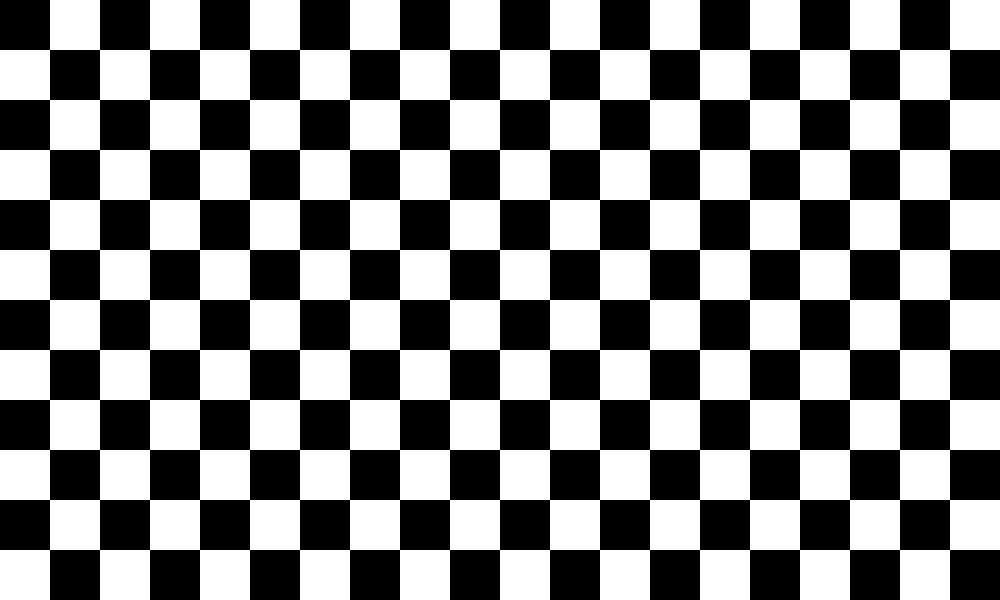
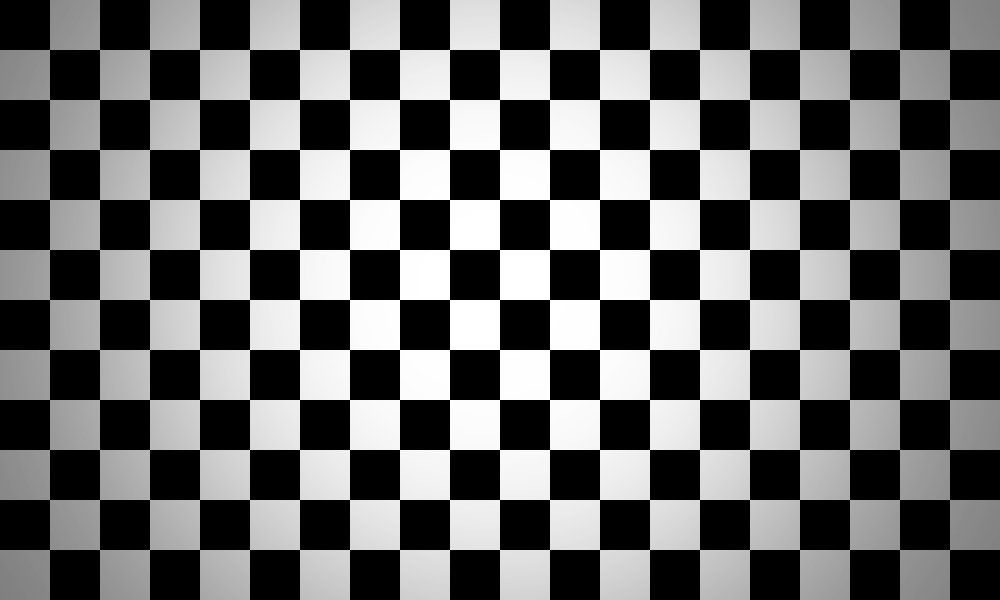
Layered file, before and after one edit (1000x600). Changes by layer:
added layer "Calque 2" (57%) above "Damier copie" over 0, 0, 1000, 600
added layer "Damier copie" above "Damier" over 0, 0, 1000, 600
hid group "Damier" (33 layers) over 0, 0, 1000, 600
